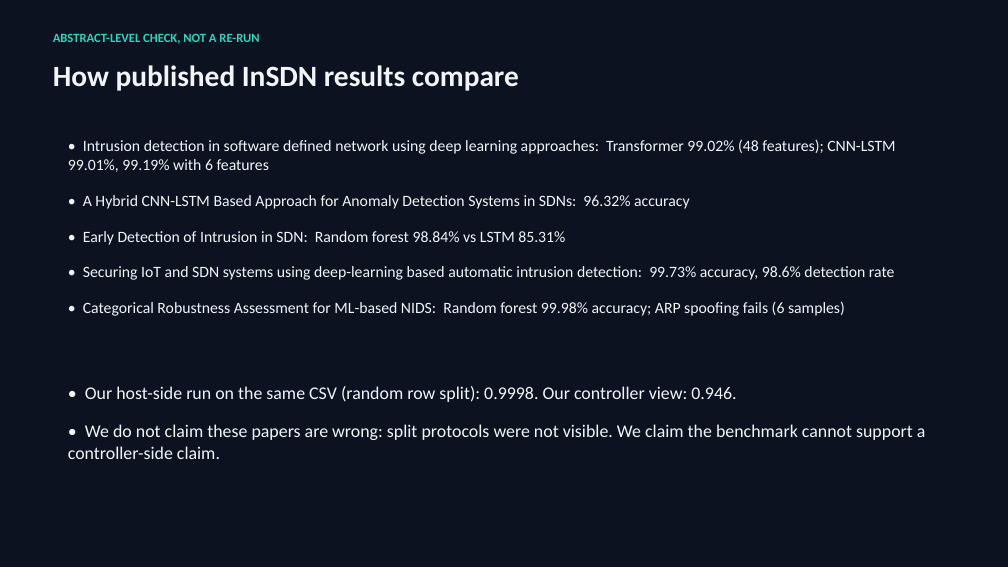
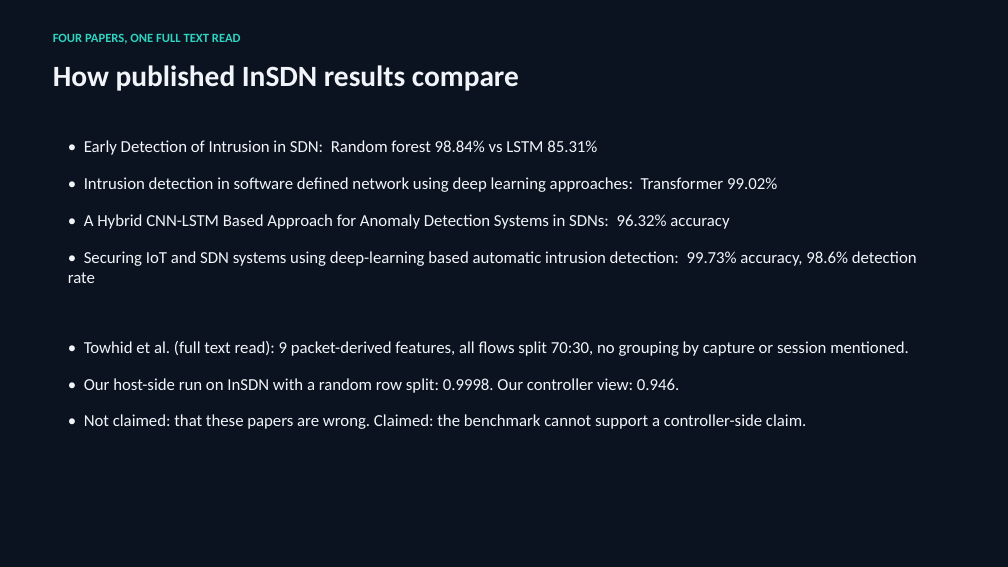
Before and after one commit to adhyan-jain/Proteus, a slide deck: slide 7 of research/insdn_controller/PRESENTATION.pptx. Drawn at 1008x567 pixels with LibreOffice and Linux fonts; fonts in the diff are those of the drawing. Boxes give left, top, right and bottom in pixels: in the first picture for what was removed or moved away, otherwise in the second. Text is boxed around its words. In the diff, an @@ line names an element or a change of style, - is before the commit and + after.

Commit message:
Literature check: remove misattributed ACI-IoT paper, record verified facts (Towhid full text read), per-paper cards and slide

```diff
--- a/research/insdn_controller/PRESENTATION.pptx
+++ b/research/insdn_controller/PRESENTATION.pptx
@@ text at bbox=[53, 33, 241, 44]: text changed @@
-ABSTRACT-LEVEL CHECK, NOT A RE-RUN
+FOUR PAPERS, ONE FULL TEXT READ
@@ text at bbox=[84, 140, 777, 192]: text changed; size 15 to 16 pt @@
-• Intrusion detection in software defined network using deep learning approaches: Transformer 99.02% (48 features); CNN-LSTM 99.01%, 99.19% with 6 features
+• Early Detection of Intrusion in SDN: Random forest 98.84% vs LSTM 85.31%
+• Intrusion detection in software defined network using deep learning approaches: Transformer 99.02%
@@ text at bbox=[68, 214, 917, 283]: size 15 to 16 pt in "• A Hybrid CNN-LSTM Based Approach for ...", "• Securing IoT and SDN systems using ..." @@
@@ text at bbox=[83, 231, 565, 245]: paragraph removed @@
-• Early Detection of Intrusion in SDN: Random forest 98.84% vs LSTM 85.31%
@@ text at bbox=[83, 301, 845, 316]: paragraph removed @@
-• Categorical Robustness Assessment for ML-based NIDS: Random forest 99.98% accuracy; ARP spoofing fails (6 samples)
@@ text at bbox=[84, 341, 909, 429]: text changed; size 17 to 16 pt @@
-• Our host-side run on the same CSV (random row split): 0.9998. Our controller view: 0.946.
-• We do not claim these papers are wrong: split protocols were not visible. We claim the benchmark cannot support a controller-side claim.
+• Towhid et al. (full text read): 9 packet-derived features, all flows split 70:30, no grouping by capture or session mentioned.
+• Our host-side run on InSDN with a random row split: 0.9998. Our controller view: 0.946.
+• Not claimed: that these papers are wrong. Claimed: the benchmark cannot support a controller-side claim.
```
Also in this commit, not shown: 3 other files.
